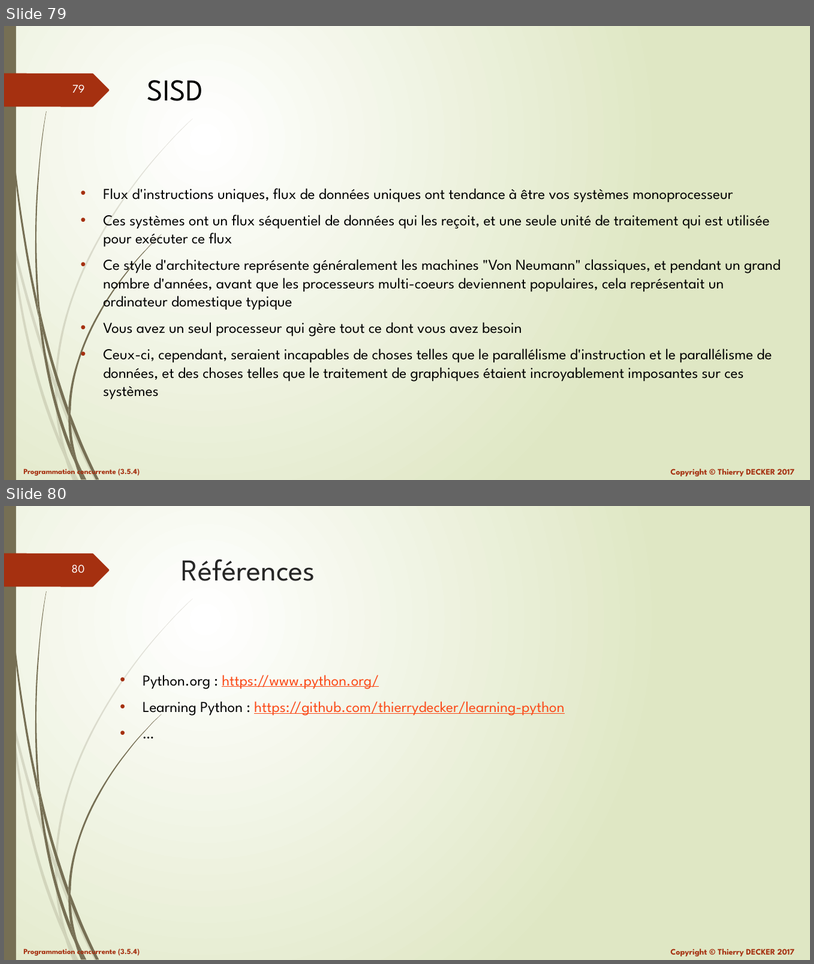
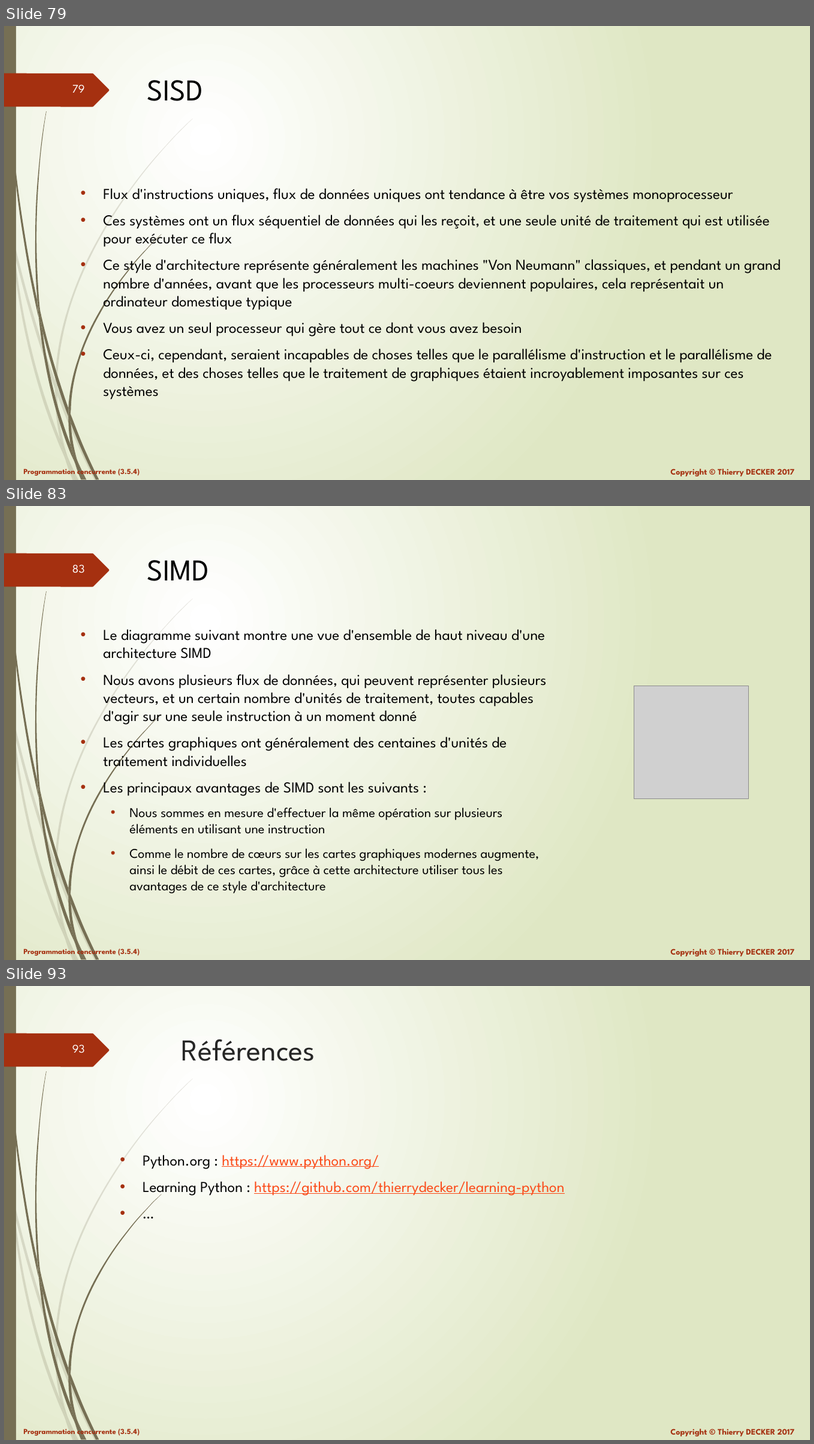
Before and after one commit to VikmanTheRacoon/learning-python, a slide deck: documentations/python-103.pptx. Shown one above the other, each under a label of ours: slides 79 and 80 before the commit, slides 79, 83 and 93 after it; the slides between them are not shown. The pictures are 814x964 and 814x1444 pixels, drawn with LibreOffice and Linux fonts; fonts in the diff are those of the drawing; grey boxes stand for pictures. Boxes give left, top, right and bottom in pixels: in the first picture for what was removed or moved away, otherwise in the second. Text is boxed around its words. In the diff, an @@ line names an element or a change of style, - is before the commit and + after.

```diff
--- a/documentations/python-103.pptx
+++ b/documentations/python-103.pptx
@@ slide 83 added at (4,506,810,960), background gradient #FFFFFF to #DFE8C4; not listed: 27 template elements that a slide beside it also shows @@
@@ title added at (147,560,209,581), 36 pt, text #000000 @@
+SIMD
@@ text added at (103,629,547,893), 18 pt, text #000000 @@
+• Le diagramme suivant montre une vue d'ensemble de haut niveau d'une architecture SIMD
+• Nous avons plusieurs flux de données, qui peuvent représenter plusieurs vecteurs, et un certain nombre d'unités de traitement, toutes capables d'agir sur une seule instruction à un moment donné
+• Les cartes graphiques ont généralement des centaines d'unités de traitement individuelles
+• Les principaux avantages de SIMD sont les suivants :
+  • Nous sommes en mesure d'effectuer la même opération sur plusieurs éléments en utilisant une instruction
+  • Comme le nombre de cœurs sur les cartes graphiques modernes augmente, ainsi le débit de ces cartes, grâce à cette architecture utiliser tous les avantages de ce style d'architecture
@@ picture added at (635,685,749,798) @@
@@ what was slide 80 is now slide 93 @@
@@ page number at (72,1045,85,1053): text changed @@
-80
+93
```
Also in this commit, not shown: 3 slides changed, 12 other slides added, 1 other file.
